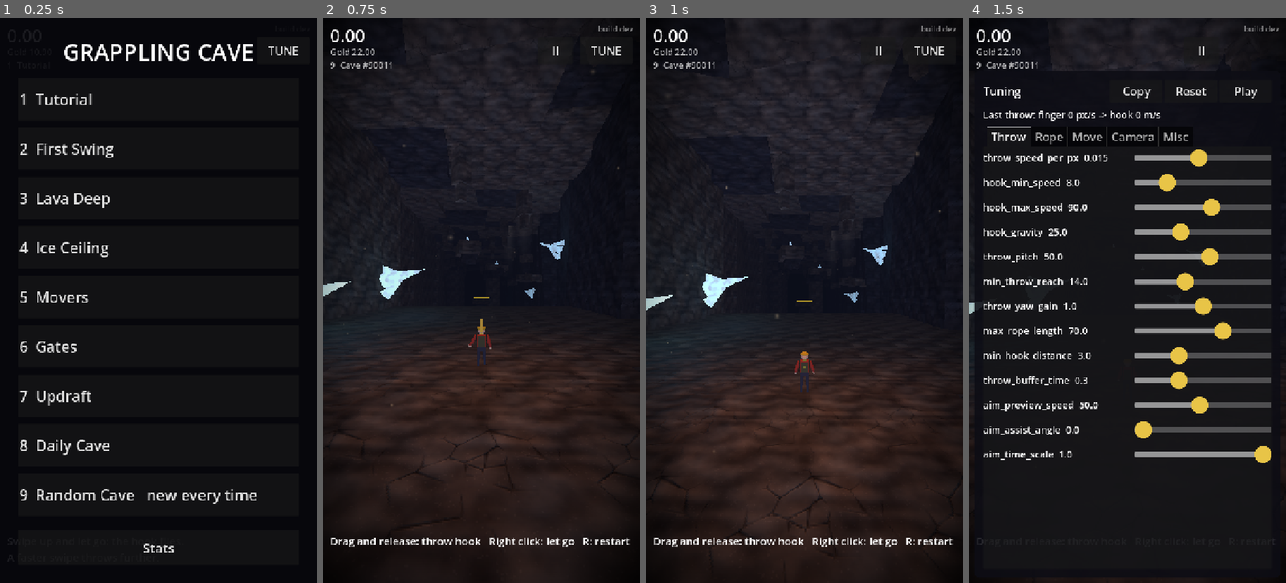
Above: before the commit, frames 1-4 (left to right).
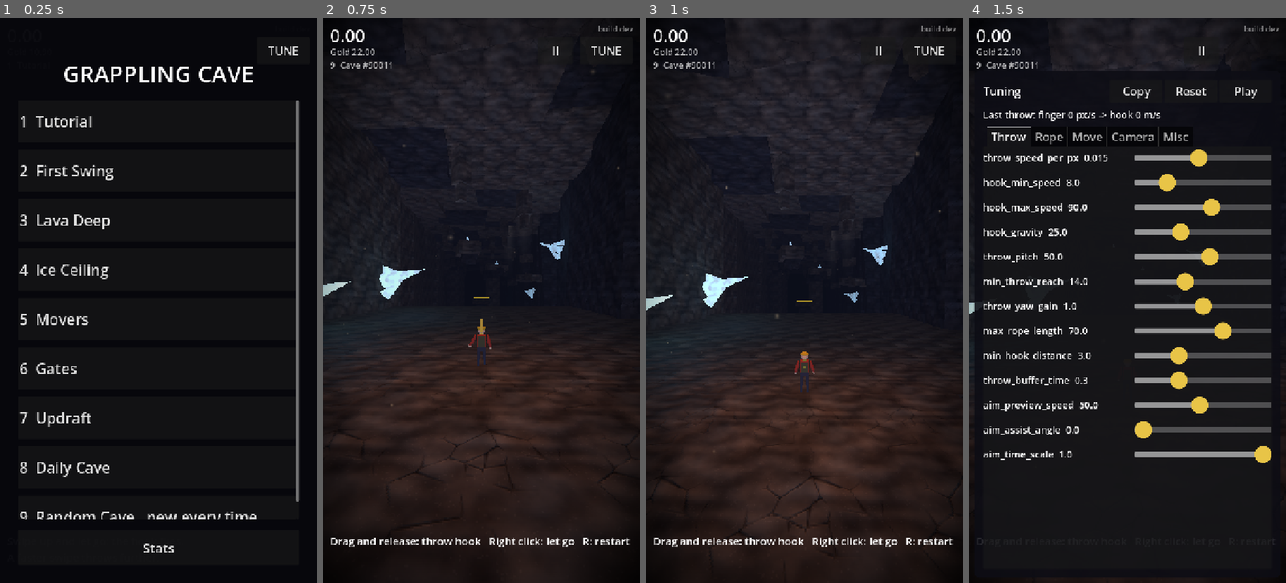
Above: after the commit, the same moments.

Repository: j4nric/Grappling-hook-app
Game: Godot game, scene res://scenes/main.tscn
Same seed, same stepped clock (60 frames per second), same inputs: the game is played once before the commit and once after it. Sound files missing from this copy of the repository are replaced by a short silence.
Inputs:
- Up to frame 1 (0.25 s): no input
- Up to frame 2 (0.75 s): click "9 Random Cave new every time" at 0.5 s
- Up to frame 3 (1 s): no input
- Up to frame 4 (1.5 s): click "TUNE" at 1.25 s

The runs differ from the first frame. In frame 1, 6.6% of the frame differs, in the area x 6-95%, y 4-89%; in frame 2, nothing differs; in frame 3, nothing differs; in frame 4, nothing differs.

Commit message:
Installierbare Web-App mit Offline-Modus, Abschluss-Doku Runde 3
Co-Authored-By: Claude Opus 5.5 <noreply@anthropic.com>
Claude-Session: https://claude.ai/code/session_01NprrisYecDf1UXiA34pvZx

Diff:
--- a/scripts/level_menu.gd
+++ b/scripts/level_menu.gd
@@ -22,8 +22,10 @@
 	_panel = PanelContainer.new()
 	_panel.set_anchors_and_offsets_preset(Control.PRESET_FULL_RECT)
 	var bg := StyleBoxFlat.new()
-	bg.bg_color = Color(0.03, 0.03, 0.05, 0.92)
+	bg.bg_color = Color(0.03, 0.03, 0.05, 0.98)
 	bg.set_content_margin_all(40.0)
+	# Room for the TUNE and pause buttons above the title.
+	bg.content_margin_top = 90.0
 	_panel.add_theme_stylebox_override("panel", bg)
 	_panel.add_to_group(InputRouter.BLOCKING_GUI_GROUP)
 	add_child(_panel)
@@ -37,6 +39,15 @@
 	title.horizontal_alignment = HORIZONTAL_ALIGNMENT_CENTER
 	title.add_theme_font_size_override("font_size", 52)
 	root.add_child(title)
+	var hint := install_hint()
+	if hint != "":
+		var install := Label.new()
+		install.text = hint
+		install.autowrap_mode = TextServer.AUTOWRAP_WORD_SMART
+		install.horizontal_alignment = HORIZONTAL_ALIGNMENT_CENTER
+		install.add_theme_font_size_override("font_size", 24)
+		install.modulate = Color(1, 1, 1, 0.7)
+		root.add_child(install)
 	# Scrolls when the levels do not fit (small phones, landscape).
 	var scroll := ScrollContainer.new()
 	scroll.horizontal_scroll_mode = ScrollContainer.SCROLL_MODE_DISABLED
@@ -63,6 +74,18 @@
 	_stats_button.pressed.connect(_toggle_stats)
 	root.add_child(_stats_button)
 	visible = false
+
+
+## In Safari on iPhone/iPad, until the game runs from the home screen: how
+## to install it (fullscreen, offline). Empty everywhere else.
+static func install_hint() -> String:
+	if not OS.has_feature("web"):
+		return ""
+	var installed = JavaScriptBridge.eval("navigator.standalone === true || matchMedia('(display-mode: standalone), (display-mode: fullscreen)').matches", true)
+	var ios = JavaScriptBridge.eval("/iPhone|iPad|iPod/.test(navigator.userAgent) || (navigator.maxTouchPoints > 1 && /Macintosh/.test(navigator.userAgent))", true)
+	if installed or not ios:
+		return ""
+	return "Tip: Share  >  Add to Home Screen\nplays fullscreen and offline"
 
 
 ## entries: one Dictionary per level with "name" and optional "detail".
Not shown, changed: export_presets.cfg
Not shown, added: web/.gdignore
Binary file added: web/icon-180.png
Binary file added: web/icon-192.png
Binary file added: web/icon-512.png
Not shown, changed: CLAUDE.md
Not shown, changed: README.md
Not shown, changed: docs/next-steps.md
Not shown, changed: docs/roadmap.md
Not shown, changed: tools/export_web.sh
Not shown, added: tools/gen_icon.py
Not shown, added: web/manifest.webmanifest
(and 1 more such lines)
